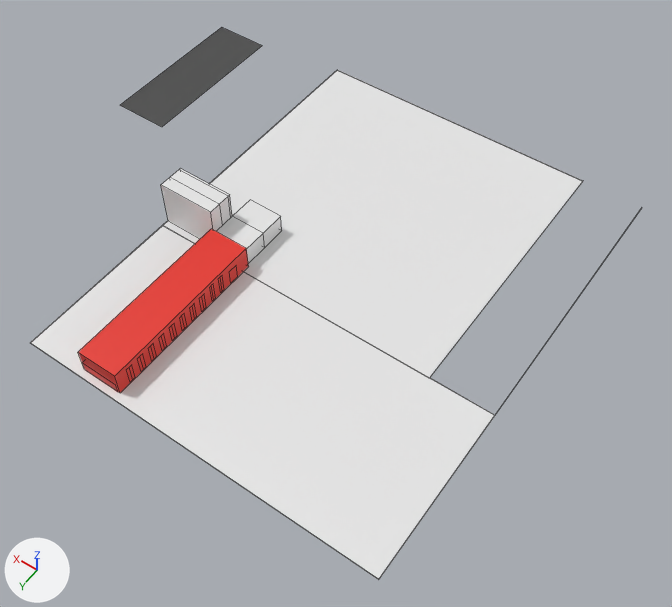
Before and after pictures for a commit that changed the Blender file plan.blend.
The view is the same before and after, from a 50 mm camera at (-15.3, 84.4, 80.7) aimed at (22.7, 31.2, -2.9). Lighting does not change. The marker at lower left points along +X, +Y and +Z. Mesh edges are drawn as thin lines on the coarser meshes.

The older version as bpy lines, for what is in view:
```python
me_cube_002 = bpy.data.meshes.new('Cube.002')
me_cube_002.from_pydata(...)  # a box spanning x -7.6..7.6, y -0.7..0.7, z -1.8..1.8
me_cube_003 = bpy.data.meshes.new('Cube.003')
me_cube_003.from_pydata(...)  # a box spanning x -4.87..4.87, y -5.08..5.08, z -1.84..1.84
me_cube_003.materials.append(mat_material_001)  # red #e72f22
me_cube_027 = bpy.data.meshes.new('Cube.027')
me_cube_027.from_pydata(...)  # a box spanning x -5.25..5.25, y -5.09..5.09, z -1.39..1.39
ob_bureau_magasin = bpy.data.objects.new('Bureau magasin', me_cube_002)
ob_bureau_magasin.location = (35.0, 32.9, 1.2)
ob_bureau_magasin.scale = (0.296, 2.27, 0.697)
ob_zone_a = bpy.data.objects.new('Zone A', me_cube_003)
ob_zone_a.location = (35.0, 44.9, 1.6)
ob_zone_a.scale = (0.524, 2.05, 0.842)
ob_zone_b = bpy.data.objects.new('Zone B', me_cube_027)
ob_zone_b.location = (58.8, 13.4, 1.4)
ob_zone_b.scale = (0.691, 2.02, 0.0)
# also in view: 'Entrée clients visiteurs' at (40.9, 32.8, 3.0); 'Sol' at (22.4, 28.1, 0.0); 'Cafetteria' at (35.0, 29.6, 1.2)
```
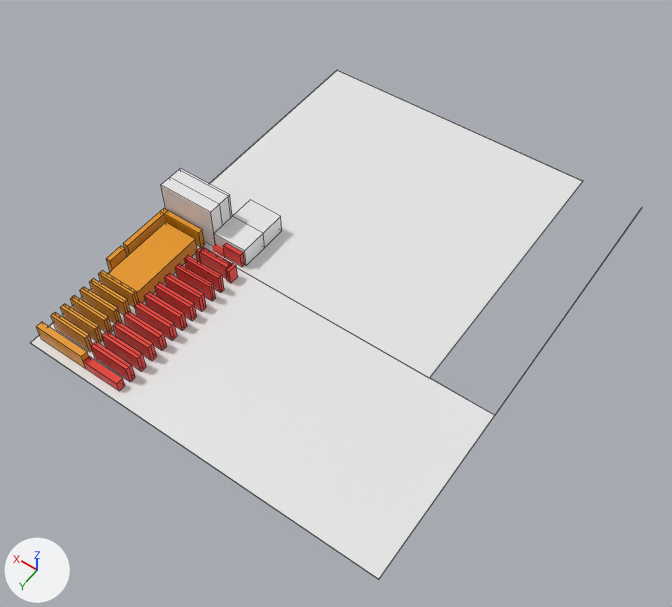
Commit message: ajout de mesures pour la zone B. ajout de la zone B dans le plan

Boxes [x1, y1, x2, y2] around the edits, measured in the pictures (672 x 607 px):
'Zone A', hidden
    before: [78, 229, 248, 393]
'Zone B', hidden
    before: [120, 27, 262, 127]
'Sans label 01.001', added (orange)
    after: [108, 222, 197, 303]
'B06', added (orange)
    after: [123, 208, 205, 256]
'B27', added (orange)
    after: [36, 322, 89, 369]
'B26', added
    after: [51, 314, 92, 352]
'B24', added
    after: [61, 305, 101, 343]
'B22', added
    after: [70, 297, 111, 333]
'B20', added
    after: [80, 289, 119, 323]
'B18', added
    after: [90, 280, 128, 315]
'B16', added
    after: [99, 272, 137, 308]
'B13', added
    after: [106, 246, 127, 271]
'B23', added
    after: [63, 304, 103, 341]
'B21', added
    after: [73, 295, 113, 332]
'B25', added
    after: [53, 312, 93, 349]
'B19', added
    after: [82, 287, 122, 323]
'B17', added
    after: [92, 278, 131, 312]
'B15', added
    after: [101, 270, 139, 303]

What changed in the scene script:
```text
Change me_cube_027:
    where me_cube_027.from_pydata(...)  # 8 vertices, 6 faces; spans x -5.25..5.25, y -5.09..5.09, z -1.39..1.39
    used by ob_zone_b; location = (58.8, 13.4, 1.4); scale = (0.691, 2.02, 0.0)
    me_cube_027 part 1: the whole mesh is scaled about its middle by (0.679, 0.858, 1.12)
    add me_cube_027.materials.append(mat_material_002)  # orange #e79500
Change ob_zone_a:
    add ob_zone_a.hide_set(True)
Change ob_zone_b:
    ob_zone_b.location: (58.8, 13.4, 1.4) -> (41.1, 45.1, 1.6)
    ob_zone_b.scale: (0.691, 2.02, 0.0) -> (1.02, 2.35, 1.09)
    add ob_zone_b.hide_set(True)
Add ob_b27:
    ob_b27 = bpy.data.objects.new('B27', me_cube_050)  # a box spanning x -0.5..0.5, y -1.02..1.02, z -0.09..0.09; in mat_material_002 (orange #e79500)
    ob_b27.location = (40.8, 54.8, 1.1)
    ob_b27.scale = (6.58, 0.398, 12.9)
Add ob_b26:
    ob_b26 = bpy.data.objects.new('B26', me_cube_048)  # a box spanning x -0.503..0.503, y -0.626..0.626, z -0.593..0.593; in mat_material_002 (orange #e79500)
    ob_b26.location = (41.2, 53.3, 1.2)
    ob_b26.scale = (4.99, 0.248, 2.09)
Add ob_b25:
    ob_b25 = bpy.data.objects.new('B25', me_cube_048.copy())
    ob_b25.location = (41.2, 53.0, 1.2)
    ob_b25.scale = (4.99, 0.248, 2.09)
Add ob_b24:
    ob_b24 = bpy.data.objects.new('B24', me_cube_048.copy())
    ob_b24.location = (41.2, 51.9, 1.2)
    ob_b24.scale = (4.99, 0.248, 2.09)
Add ob_b23:
    ob_b23 = bpy.data.objects.new('B23', me_cube_048.copy())
    ob_b23.location = (41.2, 51.6, 1.2)
    ob_b23.scale = (4.99, 0.248, 2.09)
Add ob_b22:
    ob_b22 = bpy.data.objects.new('B22', me_cube_048.copy())
    ob_b22.location = (41.2, 50.5, 1.2)
    ob_b22.scale = (4.99, 0.248, 2.09)
Add ob_b21:
    ob_b21 = bpy.data.objects.new('B21', me_cube_048.copy())
    ob_b21.location = (41.2, 50.1, 1.2)
    ob_b21.scale = (4.99, 0.248, 2.09)
Add ob_b20:
    ob_b20 = bpy.data.objects.new('B20', me_cube_048.copy())
    ob_b20.location = (41.2, 49.0, 1.2)
    ob_b20.scale = (4.99, 0.248, 2.09)
Add ob_b19:
    ob_b19 = bpy.data.objects.new('B19', me_cube_048.copy())
    ob_b19.location = (41.2, 48.7, 1.2)
    ob_b19.scale = (4.99, 0.248, 2.09)
Add ob_b18:
    ob_b18 = bpy.data.objects.new('B18', me_cube_048.copy())
    ob_b18.location = (41.2, 47.6, 1.2)
    ob_b18.scale = (4.99, 0.248, 2.09)
Add ob_b17:
    ob_b17 = bpy.data.objects.new('B17', me_cube_048.copy())
    ob_b17.location = (41.2, 47.3, 1.2)
    ob_b17.scale = (4.99, 0.248, 2.09)
Add ob_b16:
    ob_b16 = bpy.data.objects.new('B16', me_cube_048.copy())
    ob_b16.location = (41.2, 46.2, 1.2)
    ob_b16.scale = (4.99, 0.248, 2.09)
Add ob_b15:
    ob_b15 = bpy.data.objects.new('B15', me_cube_048.copy())
    ob_b15.location = (41.2, 45.9, 1.2)
    ob_b15.scale = (4.99, 0.248, 2.09)
Add ob_b13:
    ob_b13 = bpy.data.objects.new('B13', me_cube_035)  # a box spanning x -0.43..0.43, y -0.84..0.84, z -0.36..0.36; in mat_material_002 (orange #e79500)
    ob_b13.location = (44.2, 43.1, 1.2)
    ob_b13.scale = (0.713, 1.37, 3.5)
Add ob_sans_label_01_001:
    ob_sans_label_01_001 = bpy.data.objects.new('Sans label 01.001', me_cube_030)  # a box spanning x -1.93..1.93, y -2.31..2.31, z -0.36..0.36; in mat_material_002 (orange #e79500)
    ob_sans_label_01_001.location = (40.9, 40.9, 1.1)
    ob_sans_label_01_001.scale = (1.17, 2.09, 2.94)
Add ob_b06:
    ob_b06 = bpy.data.objects.new('B06', me_cube_034)  # 16 vertices, 13 faces; spans x -1.97..1.97, y -1.58..1.58, z -0.47..0.47; in mat_material_002 (orange #e79500)
    ob_b06.location = (41.6, 38.2, 1.2)
    ob_b06.scale = (1.49, 2.12, 2.68)
```
